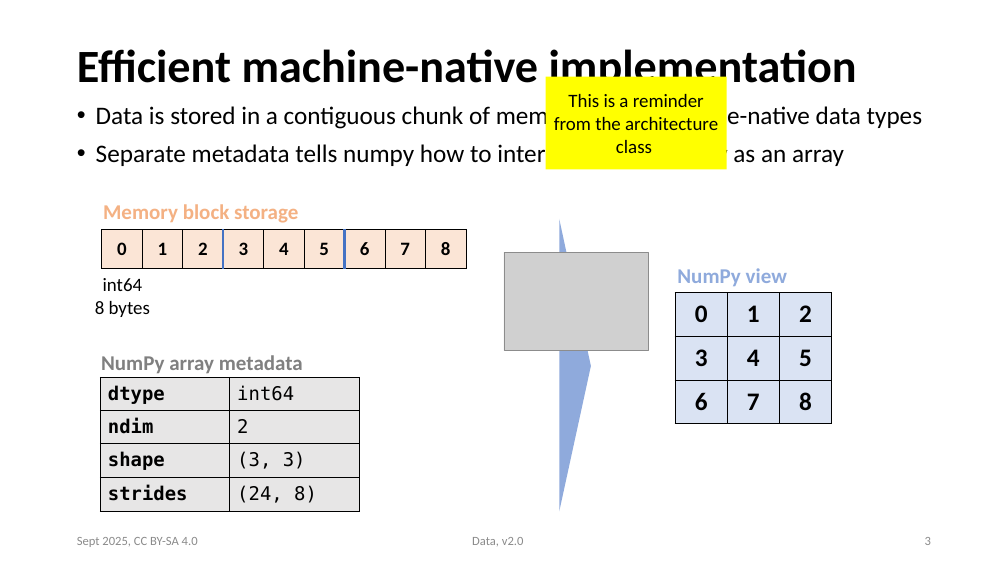
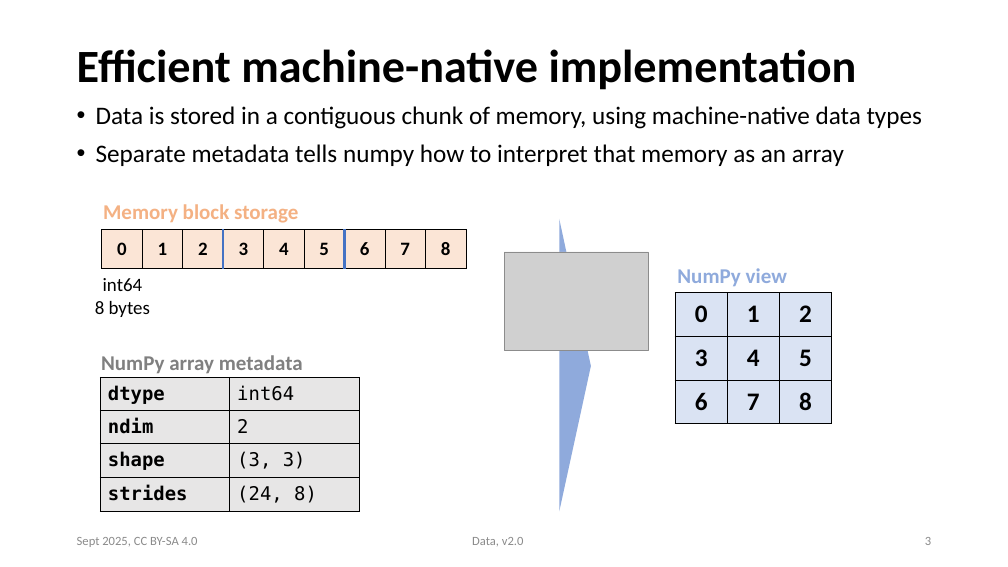
Before and after one commit to victoris93/data_class, a slide deck: slide 3 of numpy.pptx. Drawn at 1008x567 pixels with LibreOffice and Linux fonts; fonts in the diff are those of the drawing; grey boxes stand for pictures. Boxes give left, top, right and bottom in pixels: in the first picture for what was removed or moved away, otherwise in the second. Text is boxed around its words. In the diff, an @@ line names an element or a change of style, - is before the commit and + after.

```diff
--- a/numpy.pptx
+++ b/numpy.pptx
@@ title "Efficient machine-native implementation" rewrapped from (77,49,857,94) to (77,49,857,90) @@
@@ rectangle removed at (546,76,727,169) @@
-This is a reminder from the architecture class
```
Also in this commit, not shown: 32 other slides changed, 2 other files.
